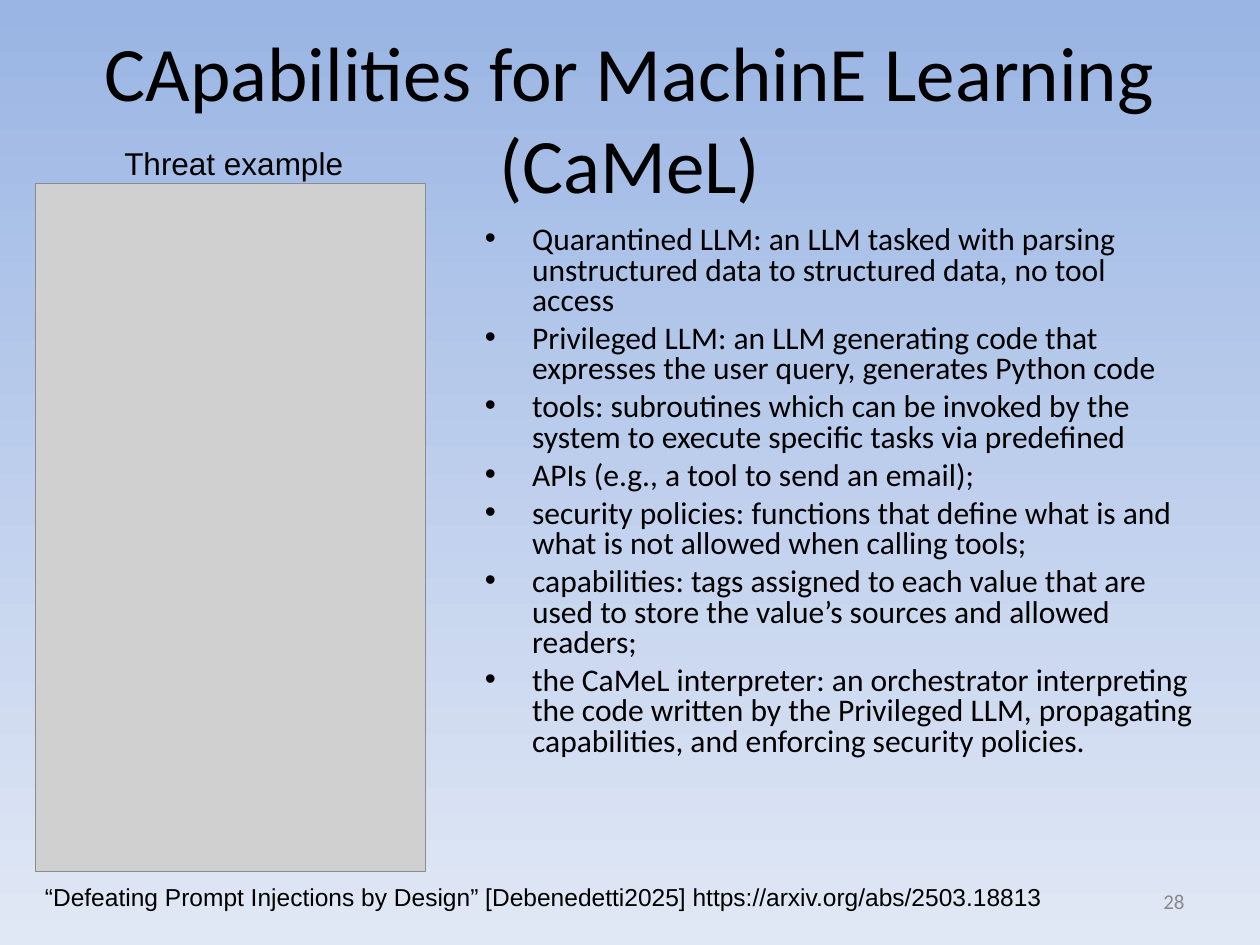
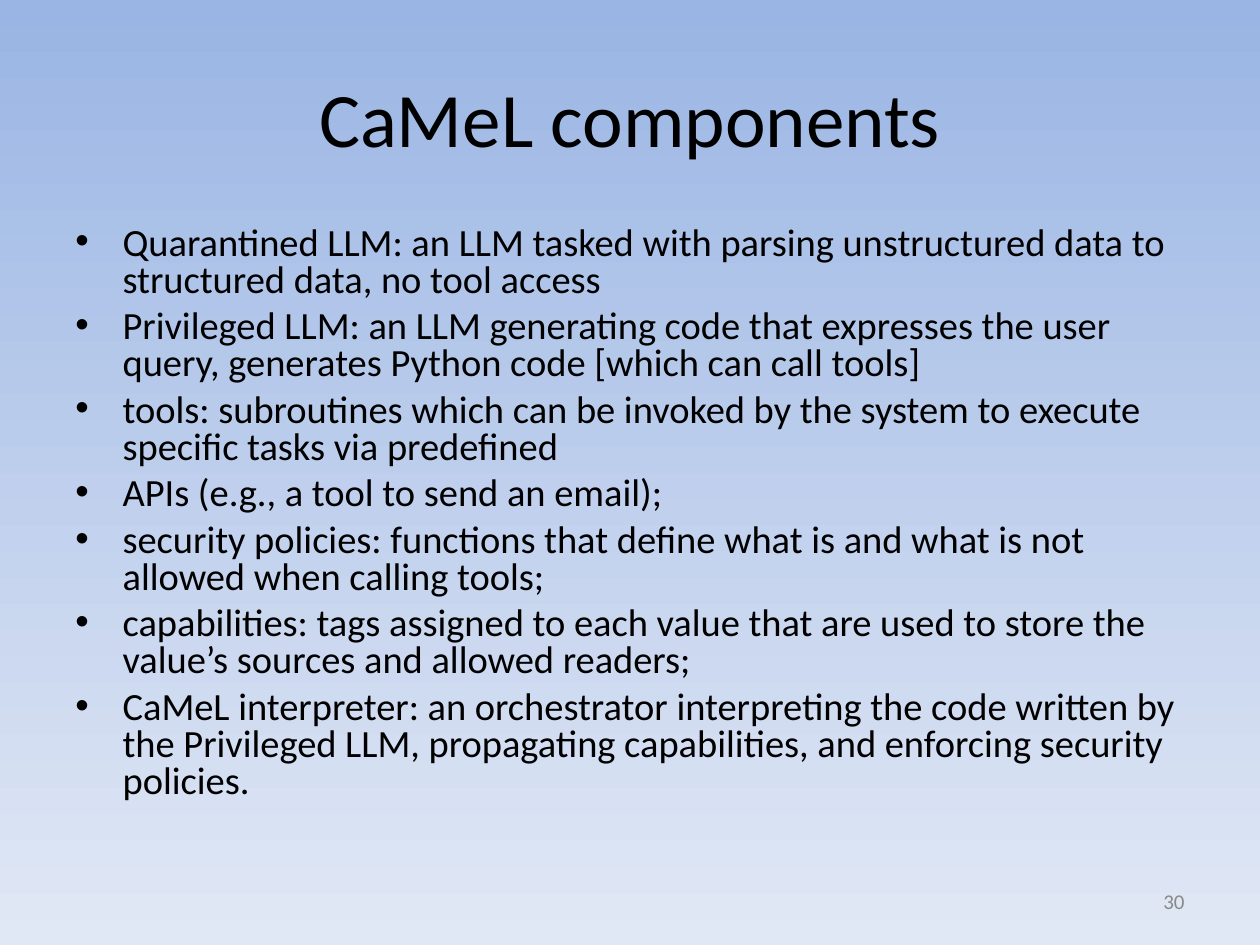
Before and after one commit to david-a-wheeler/david-a-wheeler.github.io, a slide deck: slide 30 of secure-class/presentations/AI-ML-Security.ppt (slide 28 before the commit). Drawn at 1260x945 pixels with LibreOffice and Linux fonts; fonts in the diff are those of the drawing; grey boxes stand for pictures. Boxes give left, top, right and bottom in pixels: in the first picture for what was removed or moved away, otherwise in the second. Text is boxed around its words. In the diff, an @@ line names an element or a change of style, - is before the commit and + after.

```diff
--- a/secure-class/presentations/AI-ML-Security.ppt
+++ b/secure-class/presentations/AI-ML-Security.ppt
@@ title at bbox=[319, 97, 940, 160]: text changed @@
-CApabilities for MachinE Learning (CaMeL)
+CaMeL components
@@ text removed at bbox=[124, 152, 343, 181] @@
-Threat example
@@ picture removed at bbox=[35, 184, 426, 872] @@
@@ text "Quarantined LLM: an LLM tasked ...": place and size @@
-text "Quarantined LLM: an LLM tasked ..." at bbox=[532, 228, 1192, 758]
+text "Quarantined LLM: an LLM tasked ..." at bbox=[123, 229, 1174, 801]
@@ text at bbox=[123, 229, 1165, 678]: size 18 to 22 pt in "Quarantined LLM: an LLM tasked with parsing ...", "tools: subroutines which can be invoked by ...", "APIs (e.g., a tool to send an ...", "security policies: functions that define what is ..." and 1 more places; more space between paragraphs @@
@@ text at bbox=[123, 312, 1111, 383]: text changed; size 18 to 22 pt @@
-• Privileged LLM: an LLM generating code that expresses the user query, generates Python code
+• Privileged LLM: an LLM generating code that expresses the user query, generates Python code [which can call tools]
@@ text at bbox=[123, 693, 1174, 801]: text changed; size 18 to 22 pt @@
-• the CaMeL interpreter: an orchestrator interpreting the code written by the Privileged LLM, propagating capabilities, and enforcing security policies.
+• CaMeL interpreter: an orchestrator interpreting the code written by the Privileged LLM, propagating capabilities, and enforcing security policies.
@@ text removed at bbox=[45, 888, 1042, 911] @@
-“Defeating Prompt Injections by Design” [Debenedetti2025] https://arxiv.org/abs/2503.18813
@@ page number at bbox=[1163, 895, 1184, 909]: text changed @@
-28
+30
```
Also in this commit, not shown: 1 other slide changed, 2 slides added.
